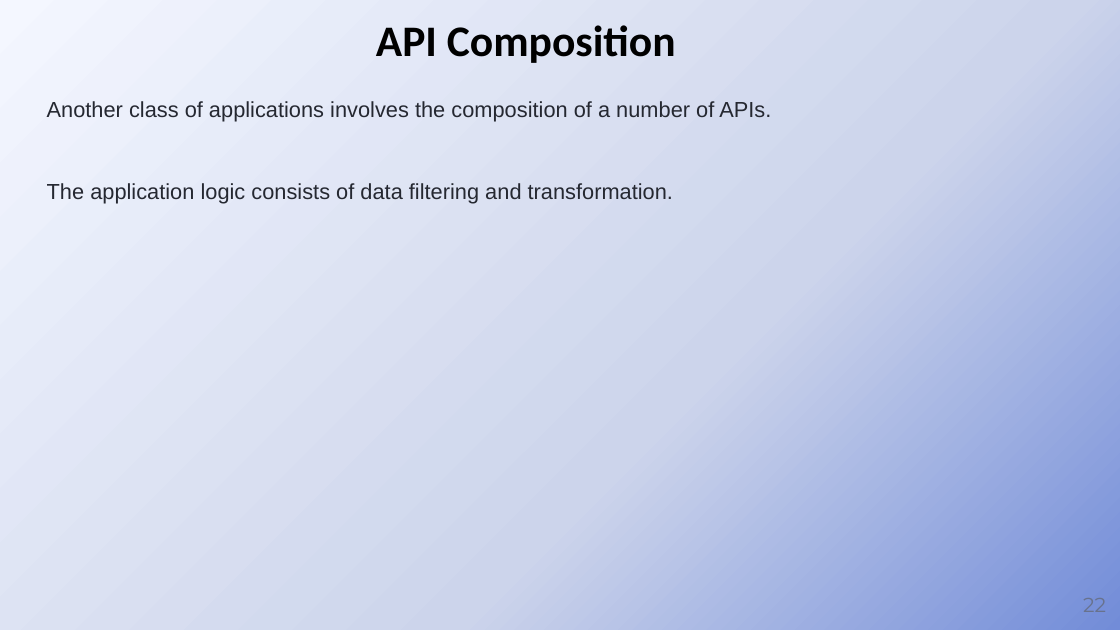
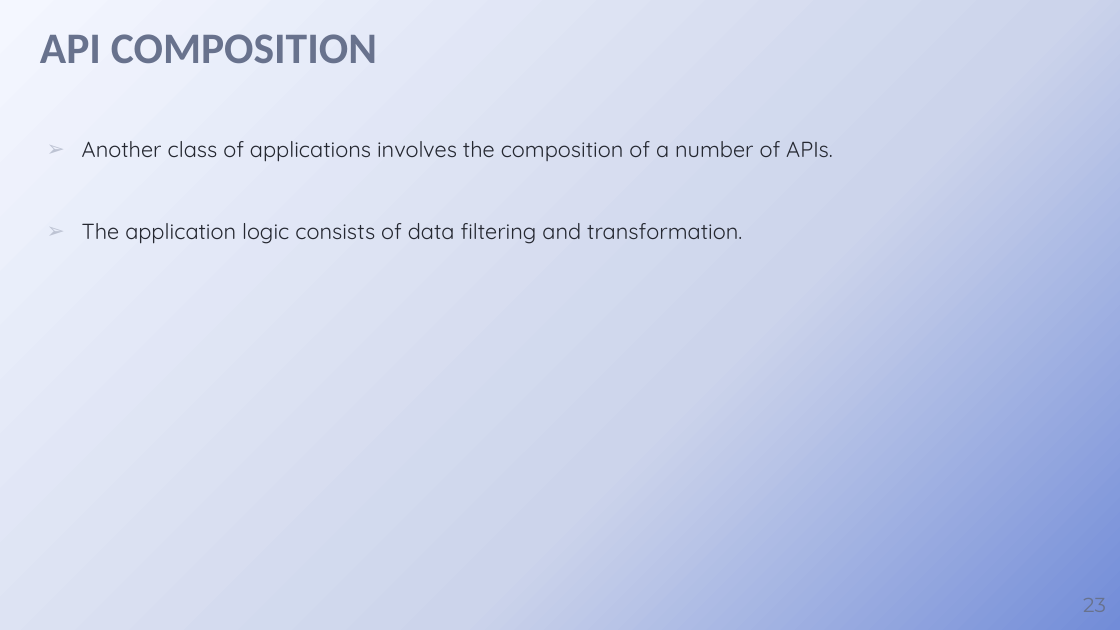
Before and after one commit to chintanBhimani07/unknown, a slide deck: slide 23 of Reports/Seminar-ppt.pptx (slide 22 before the commit). Drawn at 1120x630 pixels with LibreOffice and Linux fonts; fonts in the diff are those of the drawing; background and template pictures are left out. Boxes give left, top, right and bottom in pixels: in the first picture for what was removed or moved away, otherwise in the second. Text is boxed around its words. In the diff, an @@ line names an element or a change of style, - is before the commit and + after.

```diff
--- a/Reports/Seminar-ppt.pptx
+++ b/Reports/Seminar-ppt.pptx
@@ text at [40, 34, 377, 63]: text changed; text colour #000000 to #68728D @@
-API Composition
+API COMPOSITION
@@ text "Another class of applications involves ...": place and size @@
-text "Another class of applications involves ..." at [47, 101, 771, 204]
+text "Another class of applications involves ..." at [82, 141, 833, 244]
@@ text "Another class of applications involves ..." at [82, 141, 833, 244]: font Arial to Quicksand; alignment left to justified; bullet none to ➢ @@
@@ page number at [1070, 580, 1120, 630]: text changed @@
-22
+23
```
Also in this commit, not shown: 17 other slides changed, 1 slide added, 31 other files.
